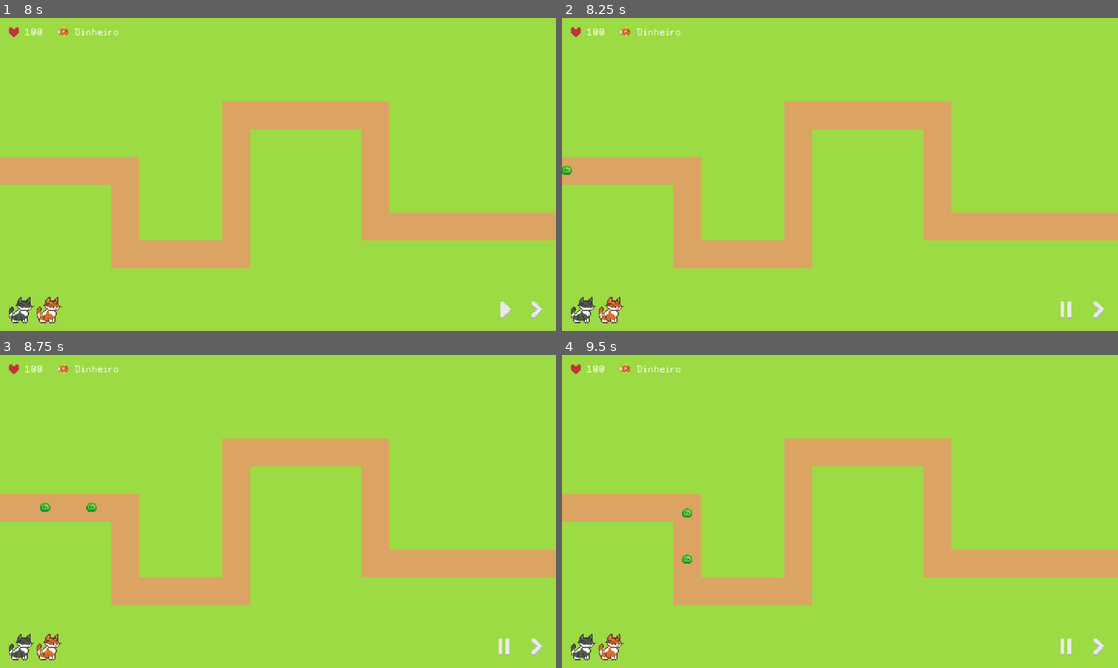
Above: before the commit, frames 1-4 (two rows, left to right).
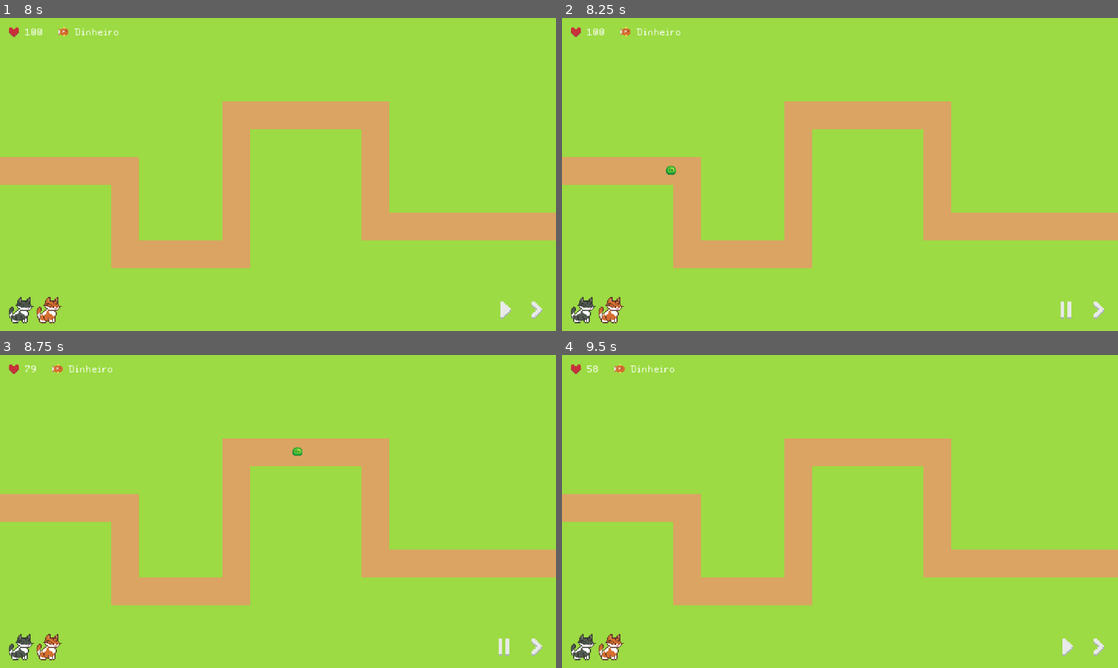
Above: after the commit, the same moments.

Repository: pdddddro/gatos-tower-defense
Game: Godot game, scene res://SceneHandler.tscn
Same seed, same stepped clock (60 frames per second), same inputs: the game is played once before the commit and once after it.
Inputs (mouse positions are in pixels of both pictures, inside the frame that each line leads up to):
- Up to frame 1 (8 s): click "Novo Jogo" at 0.5 s; click (22, 309) at 1.25 s; click (50, 309) at 2 s; click (533, 309) at 2.75 s; click (22, 309) at 3.5 s; click (50, 309) at 4.25 s; click (533, 309) at 5 s; click (22, 309) at 5.75 s; click (50, 309) at 6.5 s; click (533, 309) at 7.25 s
- Up to frame 2 (8.25 s): click (1067, 309) at 8 s
- Up to frame 3 (8.75 s): no input
- Up to frame 4 (9.5 s): tap Enter (ui_accept) at 8.75, 9.02 s; move the mouse to (962, 495) at 8.77 s

Frame 1 is identical in both runs. In frame 2, 0.1% of the frame differs, in the area x 0-21%, y 47-51%; in frame 3, 0.3%; in frame 4, 0.4%, in the area x 4-92%, y 2-97%.

Commit message:
fix enemies count

Diff:
--- a/Scenes/Enemies/Slime1.gd
+++ b/Scenes/Enemies/Slime1.gd
@@ -3,7 +3,7 @@
 signal base_damage(damage)
 signal enemy_defeated
 
-var speed = 100
+var speed = 1000
 var hp = 40
 
 var base_damage_value = 21
@@ -11,16 +11,23 @@
 func _physics_process(delta: float) -> void:
 	if progress_ratio == 1.0:
 		emit_signal("base_damage", base_damage_value)
-		queue_free()
+
+		if dead == false:
+			on_destroy()
+			dead = true
 
 	move(delta)
 
 func move(delta):
 	set_progress(get_progress() + speed * delta )
 
+var dead = false
+
 func on_hit(damage):
 	hp -= damage
-	if hp <= 0:
+
+	if hp <= 0 and dead == false:
+		dead = true
 		on_destroy()
 
 func on_destroy():
--- a/Scenes/MainScenes/GameScene.gd
+++ b/Scenes/MainScenes/GameScene.gd
@@ -125,6 +125,7 @@
 
 func on_base_damage(damage):
 	base_health -= damage
+
 	if base_health <= 0:
 		emit_signal("game_finished", false)
 
--- a/Singletons/GameData.gd
+++ b/Singletons/GameData.gd
@@ -47,119 +47,5 @@
 		["Slime1", 0.1],
 		["Slime1", 0.1],
 		["Slime1", 0.1],
-		["Slime1", 0.1],
-		["Slime1", 0.1],
-		["Slime1", 0.1],
-		["Slime1", 0.1],
-		["Slime1", 0.1],
-		["Slime1", 0.1],
-		["Slime1", 0.1],
-		["Slime1", 0.1],
-		["Slime1", 0.1],
-		["Slime1", 0.1],
-		["Slime1", 0.1],
-		["Slime1", 0.1],
-		["Slime1", 0.1],
-		["Slime1", 0.1],
-		["Slime1", 0.1],
-		["Slime1", 0.1],
-		["Slime1", 0.1],
-		["Slime1", 0.1],
-		["Slime1", 0.1],
-		["Slime1", 0.1],
-		["Slime1", 0.1],
-		["Slime1", 0.1],
-		["Slime1", 0.1],
-		["Slime1", 0.1],
-		["Slime1", 0.1],
-		["Slime1", 0.1],
-		["Slime1", 0.1],
-		["Slime1", 0.1],
-		["Slime1", 0.1],
-		["Slime1", 0.1],
-		["Slime1", 0.1],
-		["Slime1", 0.1],
-		["Slime1", 0.1],
-		["Slime1", 0.1],
-		["Slime1", 0.1],
-		["Slime1", 0.1],
-		["Slime1", 0.1],
-		["Slime1", 0.1],
-		["Slime1", 0.1],
-		["Slime1", 0.1],
-		["Slime1", 0.1],
-		["Slime1", 0.1],
-		["Slime1", 0.1],
-		["Slime1", 0.1],
-		["Slime1", 0.1],
-		["Slime1", 0.1],
-		["Slime1", 0.1],
-		["Slime1", 0.1],
-		["Slime1", 0.1],
-		["Slime1", 0.1],
-		["Slime1", 0.1],
-		["Slime1", 0.1],
-		["Slime1", 0.1],
-		["Slime1", 0.1],
-		["Slime1", 0.1],
-		["Slime1", 0.1],
-		["Slime1", 0.1],
-		["Slime1", 0.1],
-		["Slime1", 0.1],
-		["Slime1", 0.1],
-		["Slime1", 0.1],
-		["Slime1", 0.1],
-		["Slime1", 0.1],
-		["Slime1", 0.1],
-		["Slime1", 0.1],
-		["Slime1", 0.1],
-		["Slime1", 0.1],
-		["Slime1", 0.1],
-		["Slime1", 0.1],
-		["Slime1", 0.1],
-		["Slime1", 0.1],
-		["Slime1", 0.1],
-		["Slime1", 0.1],
-		["Slime1", 0.1],
-		["Slime1", 0.1],
-		["Slime1", 0.1],
-		["Slime1", 0.1],
-		["Slime1", 0.1],
-		["Slime1", 0.1],
-		["Slime1", 0.1],
-		["Slime1", 0.1],
-		["Slime1", 0.1],
-		["Slime1", 0.1],
-		["Slime1", 0.1],
-		["Slime1", 0.1],
-		["Slime1", 0.1],
-		["Slime1", 0.1],
-		["Slime1", 0.1],
-		["Slime1", 0.1],
-		["Slime1", 0.1],
-		["Slime1", 0.1],
-		["Slime1", 0.1],
-		["Slime1", 0.1],
-		["Slime1", 0.1],
-		["Slime1", 0.1],
-		["Slime1", 0.1],
-		["Slime1", 0.1],
-		["Slime1", 0.1],
-		["Slime1", 0.1],
-		["Slime1", 0.1],
-		["Slime1", 0.1],
-		["Slime1", 0.1],
-		["Slime1", 0.1],
-		["Slime1", 0.1],
-		["Slime1", 0.1],
-		["Slime1", 0.1],
-		["Slime1", 0.1],
-		["Slime1", 0.1],
-		["Slime1", 0.1],
-		["Slime1", 0.1],
-		["Slime1", 0.1],
-		["Slime1", 0.1],
-		["Slime1", 0.1],
-		["Slime1", 0.1],
 	],
 }
